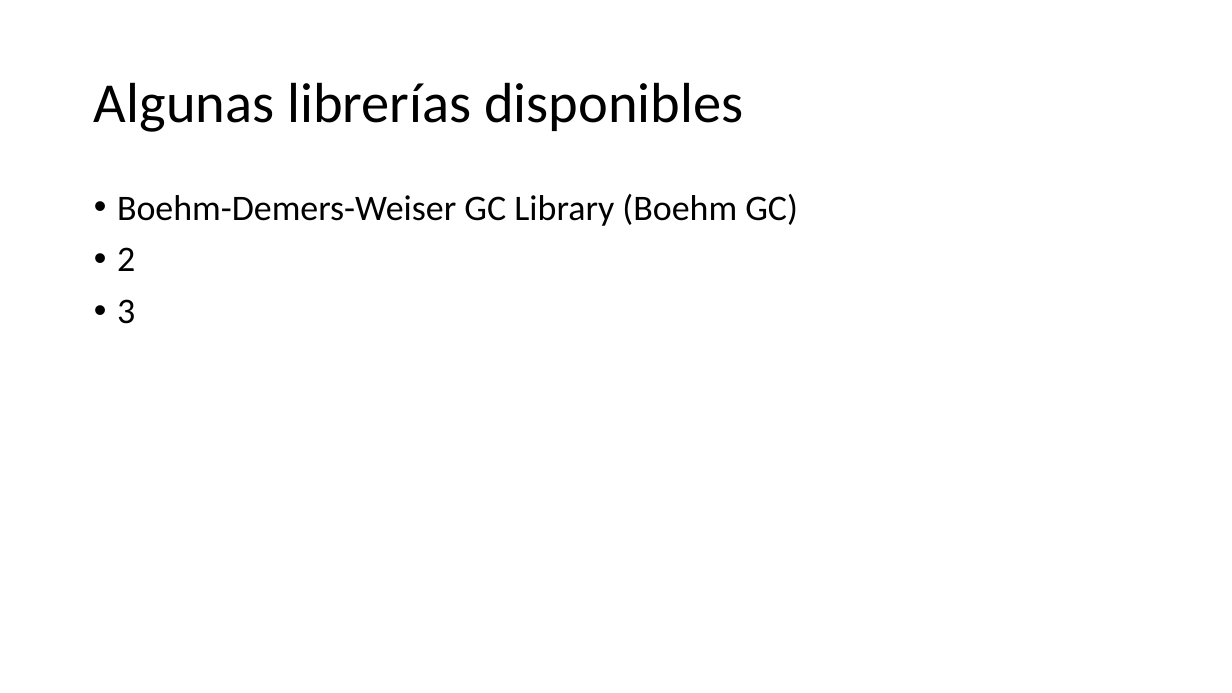
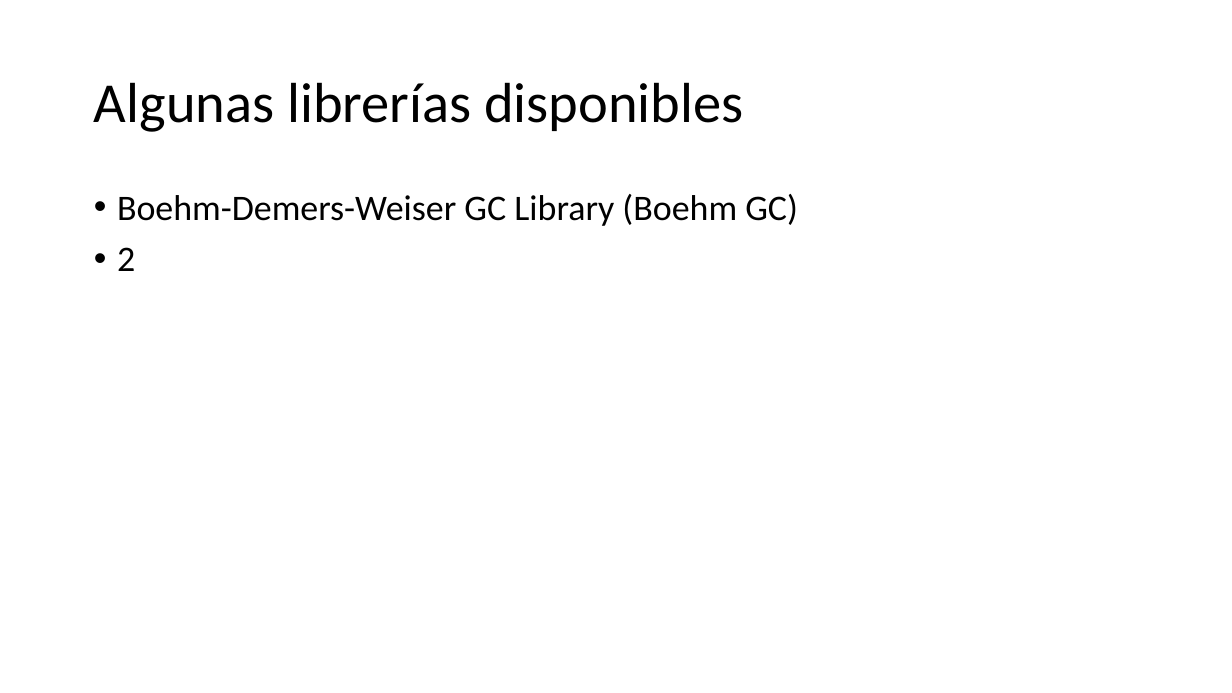
Before and after one commit to kfilella/Investigacion-Garbage-C, a slide deck: slide 3 of Recolección de Basura en C.pptx. Drawn at 1232x693 pixels with LibreOffice and Linux fonts; fonts in the diff are those of the drawing. Boxes give left, top, right and bottom in pixels: in the first picture for what was removed or moved away, otherwise in the second. Text is boxed around its words. In the diff, an @@ line names an element or a change of style, - is before the commit and + after.

```diff
--- a/Recolección de Basura en C.pptx
+++ b/Recolección de Basura en C.pptx
@@ text at bbox=[117, 299, 135, 324]: paragraph removed @@
-• 3
```
Also in this commit, not shown: 2 other slides changed, 1 slide removed.
